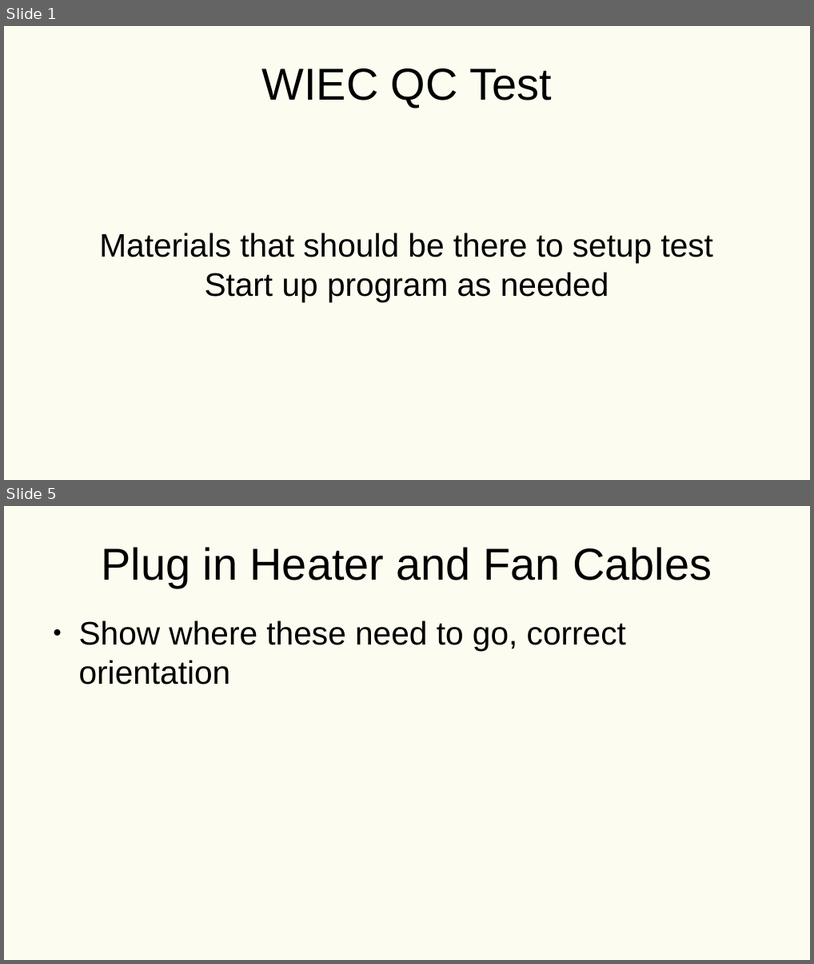
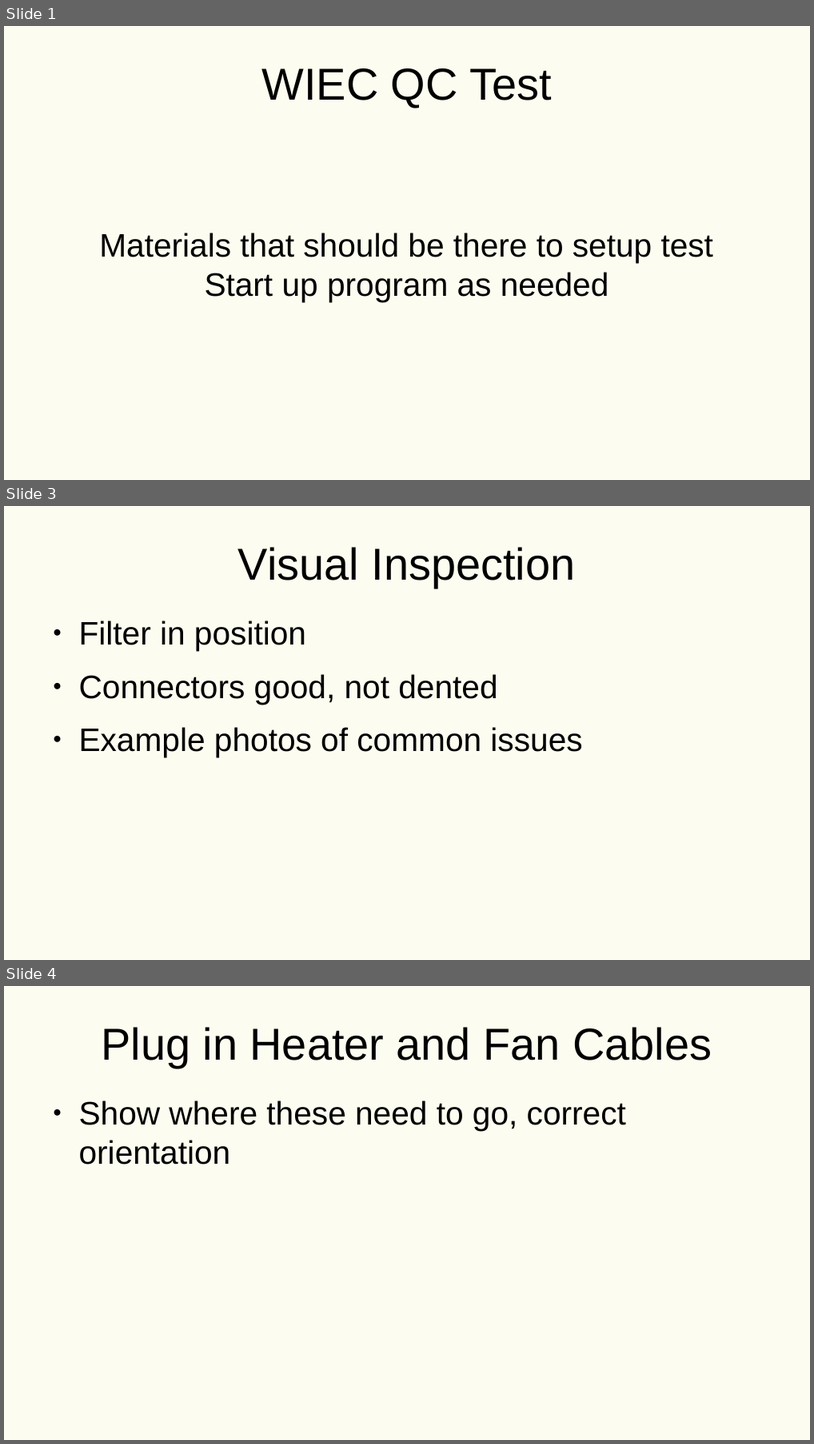
Before and after one commit to KyraDugan/DUNE_HV_Crate_Testing, a slide deck: WIEC_Component/Hardware_Instructions.odp. Shown one above the other, each under a label of ours: slides 1 and 5 before the commit, slides 1, 3 and 4 after it; the slides between them are not shown. The pictures are 814x964 and 814x1444 pixels, drawn with LibreOffice and Linux fonts; fonts in the diff are those of the drawing. Boxes give left, top, right and bottom in pixels: in the first picture for what was removed or moved away, otherwise in the second. Text is boxed around its words. In the diff, an @@ line names an element or a change of style, - is before the commit and + after.

Commit message:
Visual inspection test added

```diff
--- a/WIEC_Component/Hardware_Instructions.odp
+++ b/WIEC_Component/Hardware_Instructions.odp
@@ slide 3 added at bbox=[4, 506, 810, 960], background #FCFCF0 @@
@@ title added at bbox=[238, 547, 576, 588], 44 pt, text #000000 @@
+Visual Inspection
@@ text added at bbox=[79, 620, 582, 757], 32 pt, text #000000 @@
+● Filter in position
+● Connectors good, not dented
+● Example photos of common issues
@@ what was slide 5 is now slide 4 @@
```
Also in this commit, not shown: 3 slides changed, 1 other slide added, 7 slides removed, 37 other files.
